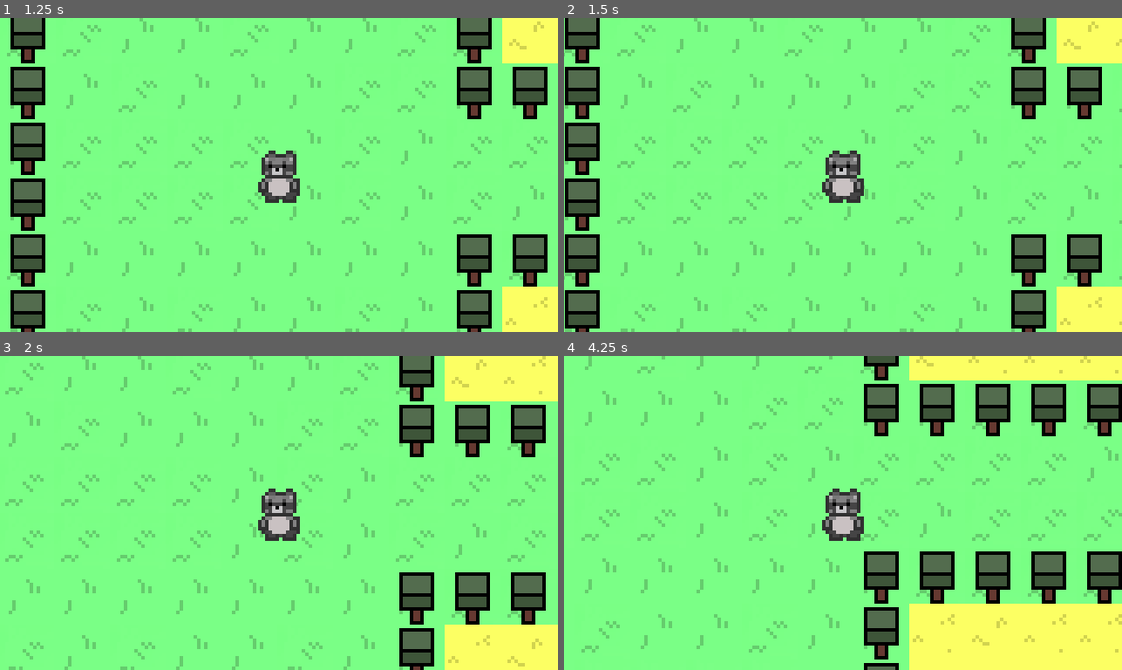
Above: before the commit, frames 1-4 (two rows, left to right).
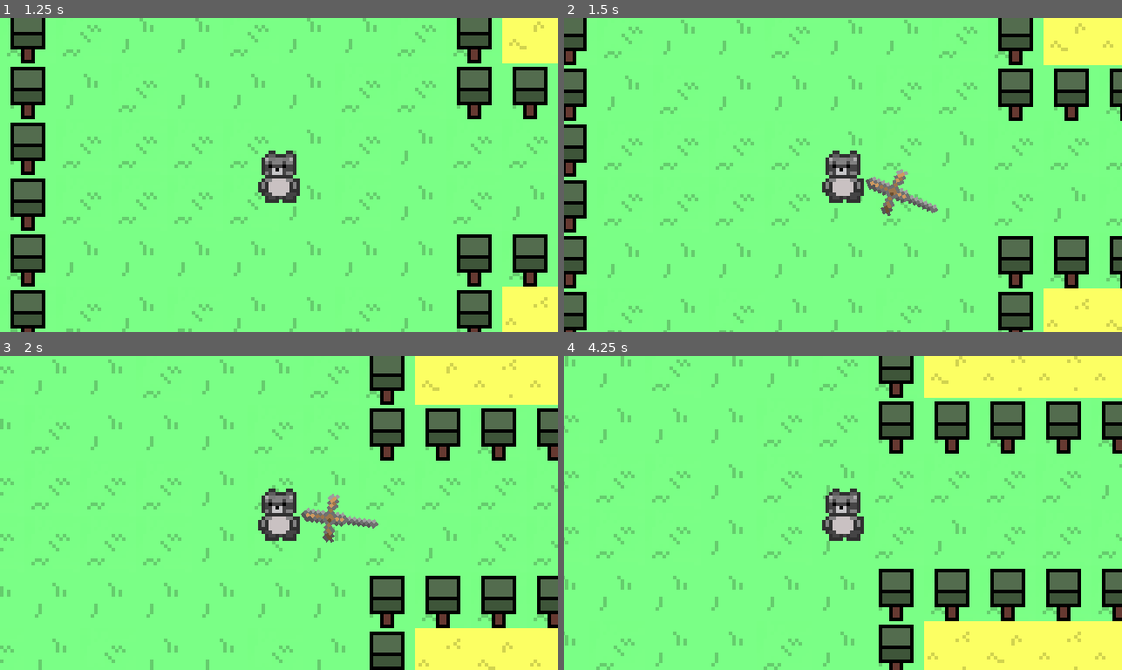
Above: after the commit, the same moments.

Repository: officialErnests/heidi-quest
Game: Godot game, scene res://scenes/start.tscn
Two runs of this game, one before a commit and one after it. Both use one fixed random seed, a clock stepped at 60 frames per second and the inputs below.
Inputs (mouse positions are in pixels of both pictures, inside the frame that each line leads up to):
- Up to frame 1 (1.25 s): click "PLAY" at 0.5 s
- Up to frame 2 (1.5 s): tap Enter at 1.25 s; move the mouse to (965, 159) at 1.27 s; hold D (right) from 1.28 s (still down); hold Space (swing, bound only after the commit) from 1.28 s (still down)
- Up to frame 3 (2 s): keep holding D (right); keep holding Space (swing, bound only after the commit)
- Up to frame 4 (4.25 s): move the mouse to (731, 528) at 2.02 s; release D (right) at 2.03 s; release Space (swing, bound only after the commit) at 2.03 s; hold S (down) 2.03-2.78 s; tap Space (swing, bound only after the commit) at 2.1, 3.8 s; move the mouse to (898, 443) at 2.77 s; hold D (right) 2.78-3.53 s; hold Space (swing, bound only after the commit) 2.78-3.53 s; tap Alt at 2.85 s; move the mouse to (815, 575) at 3.52 s; hold W (up) from 3.53 s (still down); tap Shift at 3.6 s

Frame 1 is identical in both runs. In frame 2, 18% of the frame differs, in the area x 0-100%, y 0-100%; in frame 3, 21%; in frame 4, 24%.

Commit message:
add swing

Diff:
--- a/Scripts/Process/NB_player.gd
+++ b/Scripts/Process/NB_player.gd
@@ -1,6 +1,22 @@
 extends CharacterBody2D
 
 @export var speed: float = 10
+@export_category("swings")
+@export var swing_cooldown: float = 0.5
+@export var swing_dmg: float = 1
+@export var swing_animation_player: AnimationPlayer
+@export var swing_node: Node2D
+var swing_timer = 0
+
+func _process(delta: float) -> void:
+	if swing_timer > 0:
+		swing_timer -= delta
+	elif Input.is_action_pressed("swing"):
+		swing_timer = swing_cooldown
+		var cursor_global: Vector2 = get_global_mouse_position()
+		swing_node.look_at(cursor_global)
+		swing_animation_player.play("swing")
+		velocity += cursor_global - global_position
 
 func _physics_process(delta: float) -> void:
 	var movement: Vector2 = Vector2(Input.get_axis("left", "right"), Input.get_axis("up", "down"))
--- a/project.godot
+++ b/project.godot
@@ -47,6 +47,12 @@
 "events": [Object(InputEventKey,"resource_local_to_scene":false,"resource_name":"","device":-1,"window_id":0,"alt_press …(192 unchanged characters)…
 ]
 }
+swing={
+"deadzone": 0.2,
+"events": [Object(InputEventKey,"resource_local_to_scene":false,"resource_name":"","device":-1,"window_id":0,"alt_pressed":false,"shift_pressed":false,"ctrl_pressed":false,"meta_pressed":false,"pressed":false,"keycode":0,"physical_keycode":32,"key_label":0,"unicode":32,"location":0,"echo":false,"script":null)
+, Object(InputEventMouseButton,"resource_local_to_scene":false,"resource_name":"","device":-1,"window_id":0,"alt_pressed":false,"shift_pressed":false,"ctrl_pressed":false,"meta_pressed":false,"button_mask":1,"position":Vector2(284, 25),"global_position":Vector2(293, 73),"factor":1.0,"button_index":1,"canceled":false,"pressed":true,"double_click":false,"script":null)
+]
+}
 
 [physics]
 
--- a/scenes/player.tscn
+++ b/scenes/player.tscn
@@ -2,12 +2,104 @@
 
 [ext_resource type="Texture2D" uid="uid://ctjhfc7ywdroi" path="res://Assets/heidi.png" id="1_3vyb7"]
 [ext_resource type="Script" uid="uid://dk4pakl5fg65g" path="res://Scripts/Process/NB_player.gd" id="1_g2els"]
+[ext_resource type="Texture2D" uid="uid://cs4wefbslyapt" path="res://Assets/Sword.png" id="3_qhqgy"]
 
 [sub_resource type="CircleShape2D" id="CircleShape2D_g2els"]
 radius = 6.0
 
-[node name="player" type="CharacterBody2D" unique_id=1619263095]
+[sub_resource type="Animation" id="Animation_dqkch"]
+length = 0.001
+tracks/0/type = "value"
+tracks/0/imported = false
+tracks/0/enabled = true
+tracks/0/path = NodePath("Sword/Sprite2D:visible")
+tracks/0/interp = 1
+tracks/0/loop_wrap = true
+tracks/0/keys = {
+"times": PackedFloat32Array(0),
+"transitions": PackedFloat32Array(1),
+"update": 1,
+"values": [false]
+}
+tracks/1/type = "value"
+tracks/1/imported = false
+tracks/1/enabled = true
+tracks/1/path = NodePath("Sword/Sprite2D:rotation")
+tracks/1/interp = 1
+tracks/1/loop_wrap = true
+tracks/1/keys = {
+"times": PackedFloat32Array(0),
+"transitions": PackedFloat32Array(1),
+"update": 0,
+"values": [0.0]
+}
+tracks/2/type = "value"
+tracks/2/imported = false
+tracks/2/enabled = true
+tracks/2/path = NodePath("Sword/Sprite2D:position")
+tracks/2/interp = 1
+tracks/2/loop_wrap = true
+tracks/2/keys = {
+"times": PackedFloat32Array(0),
+"transitions": PackedFloat32Array(1),
+"update": 0,
+"values": [Vector2(14, 12)]
+}
+
+[sub_resource type="Animation" id="Animation_qlg0r"]
+resource_name = "swing"
+length = 0.2
+tracks/0/type = "value"
+tracks/0/imported = false
+tracks/0/enabled = true
+tracks/0/path = NodePath("Sword/Sprite2D:visible")
+tracks/0/interp = 1
+tracks/0/loop_wrap = true
+tracks/0/keys = {
+"times": PackedFloat32Array(0, 0.2),
+"transitions": PackedFloat32Array(1, 1),
+"update": 1,
+"values": [true, false]
+}
+tracks/1/type = "value"
+tracks/1/imported = false
+tracks/1/enabled = true
+tracks/1/path = NodePath("Sword/Sprite2D:rotation")
+tracks/1/interp = 1
+tracks/1/loop_wrap = true
+tracks/1/keys = {
+"times": PackedFloat32Array(0, 0.2),
+"transitions": PackedFloat32Array(1, 1),
+"update": 0,
+"values": [0.0, 1.5707964]
+}
+tracks/2/type = "value"
+tracks/2/imported = false
+tracks/2/enabled = true
+tracks/2/path = NodePath("Sword/Sprite2D:position")
+tracks/2/interp = 1
+tracks/2/loop_wrap = true
+tracks/2/keys = {
+"times": PackedFloat32Array(0, 0.1, 0.2),
+"transitions": PackedFloat32Array(1, 1, 1),
+"update": 0,
+"values": [Vector2(15, -12), Vector2(18, 0), Vector2(15, 12)]
+}
+
+[sub_resource type="AnimationLibrary" id="AnimationLibrary_tuyoq"]
+_data = {
+&"RESET": SubResource("Animation_dqkch"),
+&"swing": SubResource("Animation_qlg0r")
+}
+
+[sub_resource type="RectangleShape2D" id="RectangleShape2D_fjrip"]
+size = Vector2(20, 40)
+
+[node name="player" type="CharacterBody2D" unique_id=1619263095 node_paths=PackedStringArray("swing_animation_player", "swing_node")]
+collision_mask = 7
 script = ExtResource("1_g2els")
+swing_animation_player = NodePath("Sword/AnimationPlayer")
+swing_node = NodePath("Sword")
 
 [node name="heidi" type="Sprite2D" parent="." unique_id=784611933]
 texture = ExtResource("1_3vyb7")
@@ -17,3 +109,20 @@
 
 [node name="Camera2D" type="Camera2D" parent="." unique_id=811485987]
 zoom = Vector2(4, 4)
+
+[node name="Sword" type="Node2D" parent="." unique_id=1878140392]
+
+[node name="Sprite2D" type="Sprite2D" parent="Sword" unique_id=1691472063]
+visible = false
+position = Vector2(14, 12)
+texture = ExtResource("3_qhqgy")
+
+[node name="AnimationPlayer" type="AnimationPlayer" parent="Sword" unique_id=1137964484]
+root_node = NodePath("../..")
+libraries/ = SubResource("AnimationLibrary_tuyoq")
+
+[node name="Area2D" type="Area2D" parent="Sword" unique_id=1419198592]
+
+[node name="CollisionShape2D" type="CollisionShape2D" parent="Sword/Area2D" unique_id=795967058]
+position = Vector2(17, 0)
+shape = SubResource("RectangleShape2D_fjrip")
Binary file added: Assets/Sword.png
Not shown, added: Assets/Sword.png.import
